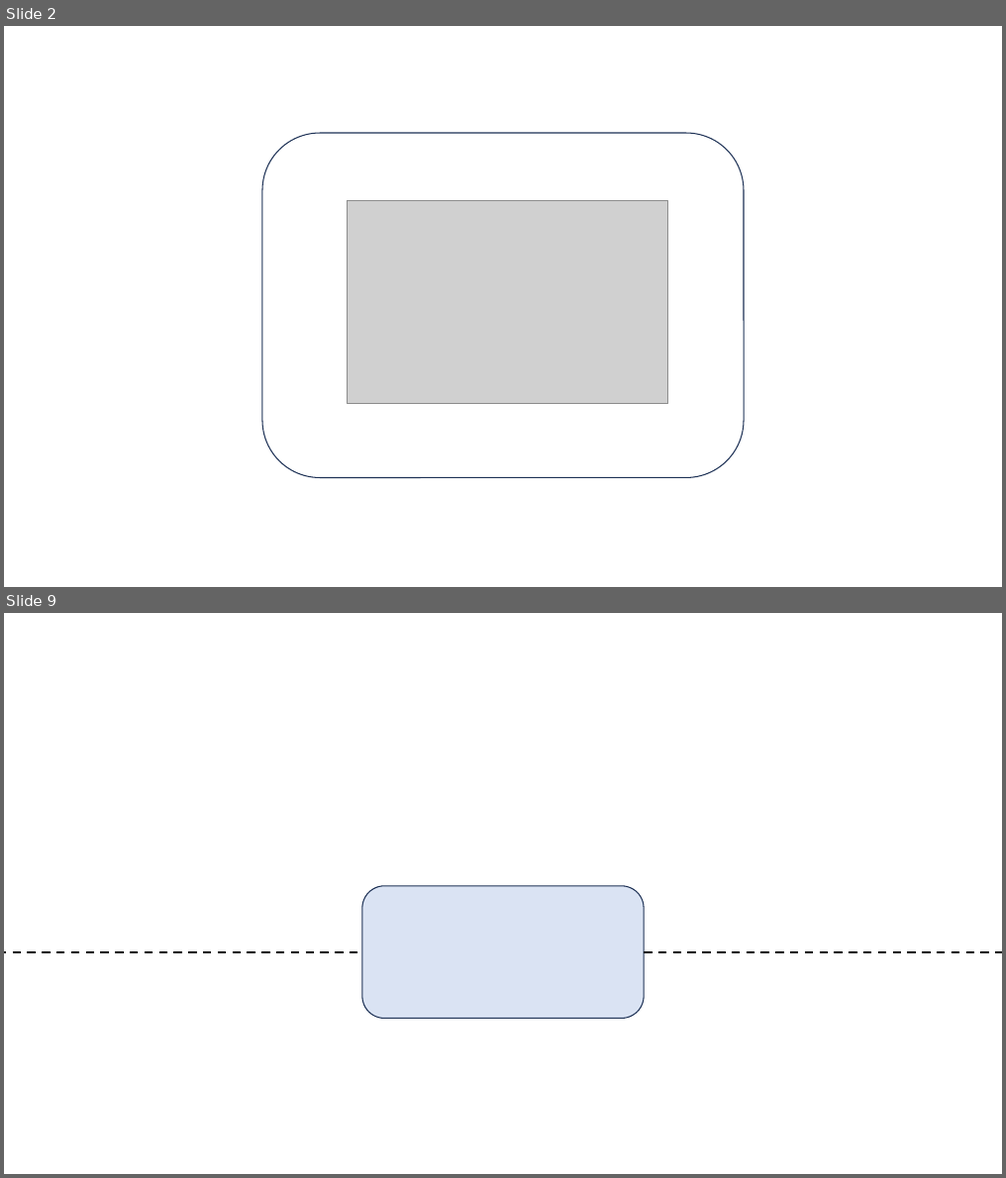
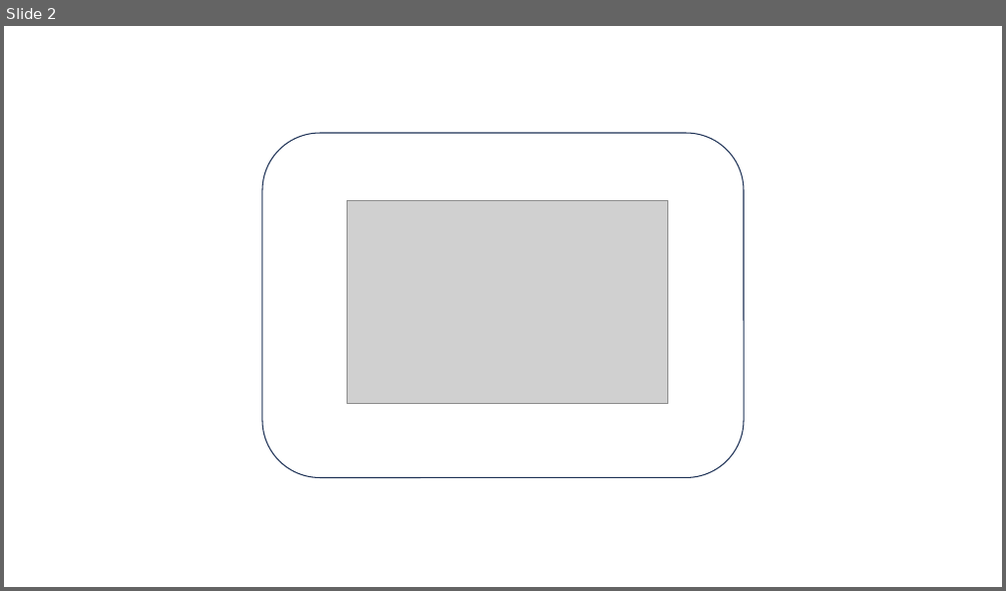
Before and after one commit to Balagaro/FileUp, a slide deck: workshop III..pptx. Shown one above the other, each under a label of ours: slides 2 and 9 before the commit, slide 2 after it; the slides between them are not shown. The pictures are 1006x1178 and 1006x591 pixels, drawn with LibreOffice and Linux fonts; fonts in the diff are those of the drawing; grey boxes stand for pictures; background and template pictures are left out. Boxes give left, top, right and bottom in pixels: in the first picture for what was removed or moved away, otherwise in the second. Text is boxed around its words. In the diff, an @@ line names an element or a change of style, - is before the commit and + after.

```diff
--- a/workshop III..pptx
+++ b/workshop III..pptx
@@ slide 9 removed at (4, 613, 1002, 1174), background #FFFFFF @@
@@ rounded rectangle removed at (362, 886, 645, 1019) @@
@@ line removed from (4, 953) to (362, 953) @@
@@ line removed from (645, 953) to (1002, 953) @@
```
Also in this commit, not shown: 4 slides added, 10 other slides removed.
